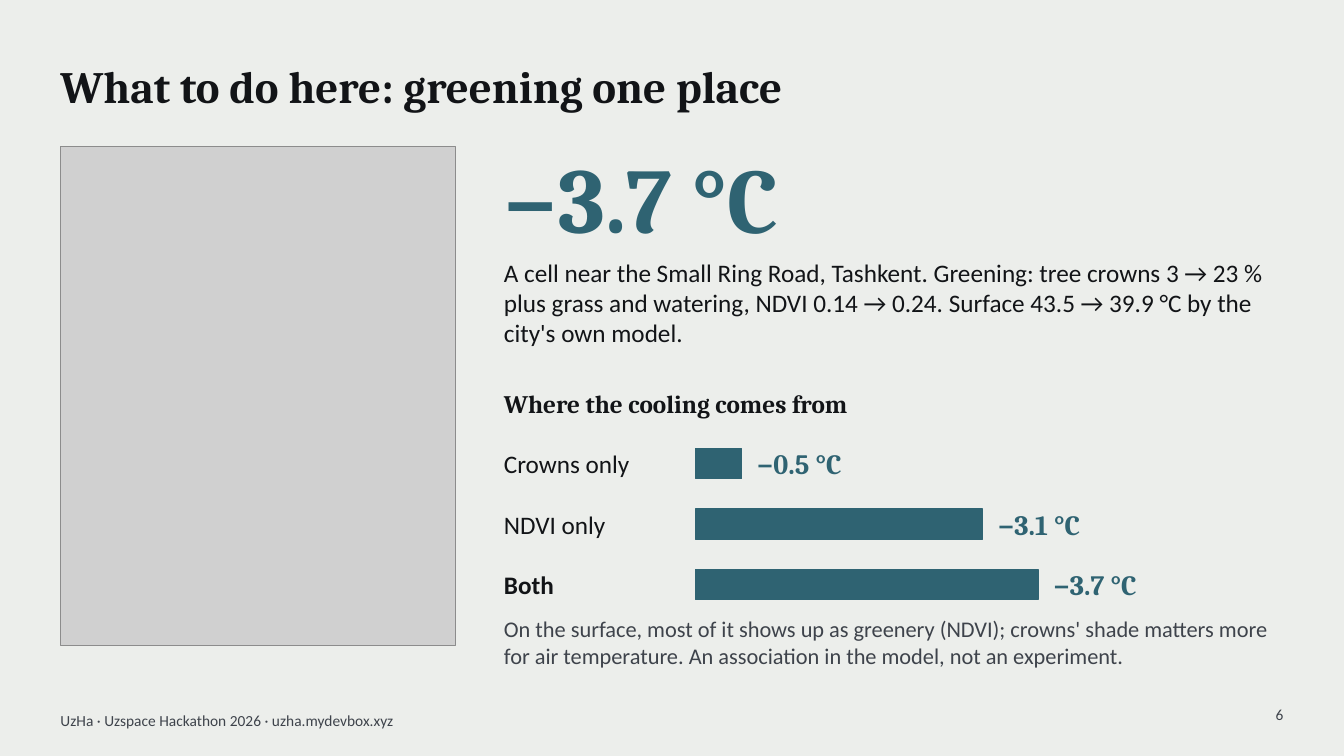
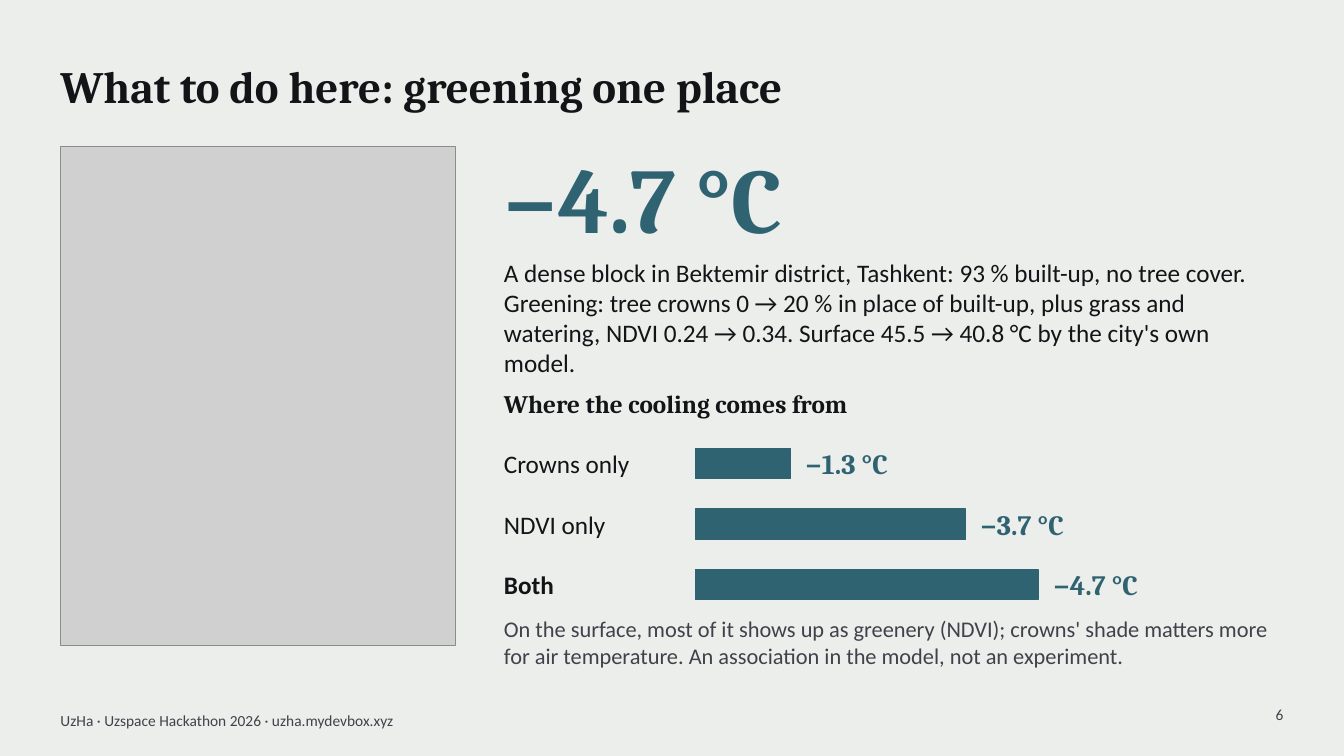
Before and after one commit to root3315/uzha-heat, a slide deck: slide 6 of docs/uzha-pitch-en.pptx. Drawn at 1344x756 pixels with LibreOffice and Linux fonts; fonts in the diff are those of the drawing; grey boxes stand for pictures. Boxes give left, top, right and bottom in pixels: in the first picture for what was removed or moved away, otherwise in the second. Text is boxed around its words. In the diff, an @@ line names an element or a change of style, - is before the commit and + after.

Commit message:
docs: quote the planting numbers with possible cover shares (place 1 now Bektemir, −4.7 °C)

```diff
--- a/docs/uzha-pitch-en.pptx
+++ b/docs/uzha-pitch-en.pptx
@@ text at box(504, 170, 783, 234): text changed @@
-−3.7 °C
+−4.7 °C
@@ text at box(504, 264, 1246, 372): text changed @@
-A cell near the Small Ring Road, Tashkent. Greening: tree crowns 3 → 23 % plus grass and watering, NDVI 0.14 → 0.24. Surface 43.5 → 39.9 °C by the city's own model.
+A dense block in Bektemir district, Tashkent: 93 % built-up, no tree cover. Greening: tree crowns 0 → 20 % in place of built-up, plus grass and watering, NDVI 0.24 → 0.34. Surface 45.5 → 40.8 °C by the city's own model.
@@ rectangle: place and size @@
-rectangle at box(696, 449, 742, 479)
+rectangle at box(696, 449, 790, 479)
@@ text at box(805, 455, 888, 475): text changed @@
-−0.5 °C
+−1.3 °C
@@ rectangle: place and size @@
-rectangle at box(696, 509, 983, 539)
+rectangle at box(696, 509, 966, 539)
@@ text at box(980, 516, 1064, 536): text changed @@
-−3.1 °C
+−3.7 °C
@@ text at box(1053, 576, 1138, 596): text changed @@
-−3.7 °C
+−4.7 °C
```
Also in this commit, not shown: 1 other slide changed, 5 other files.
